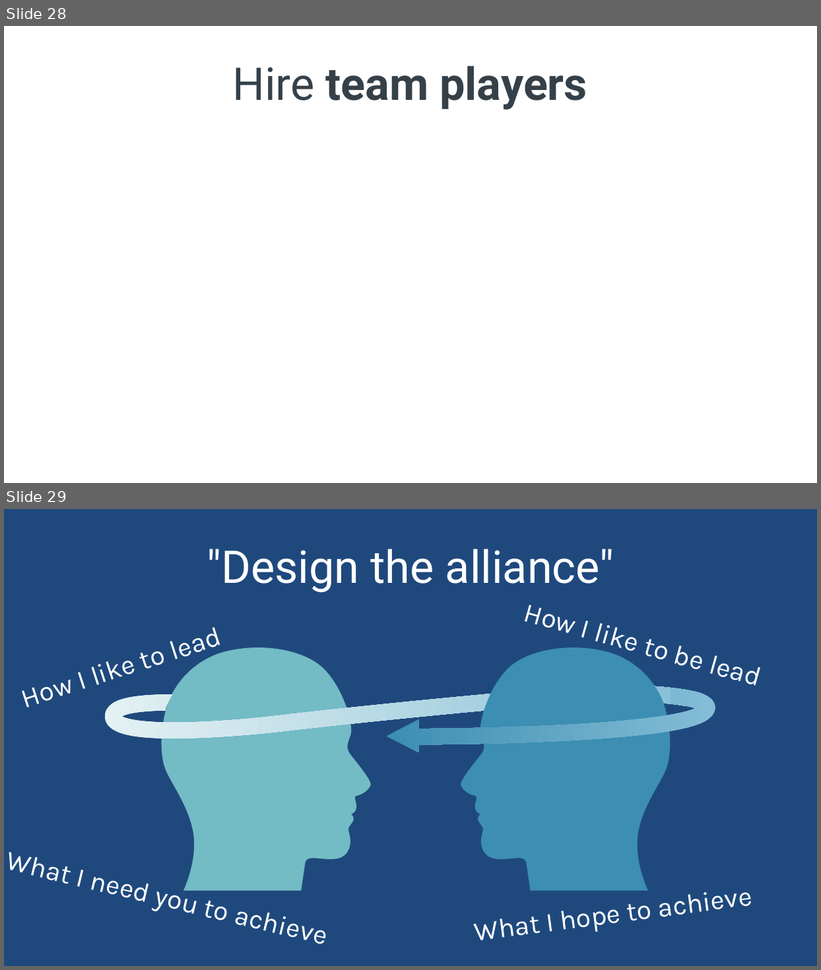
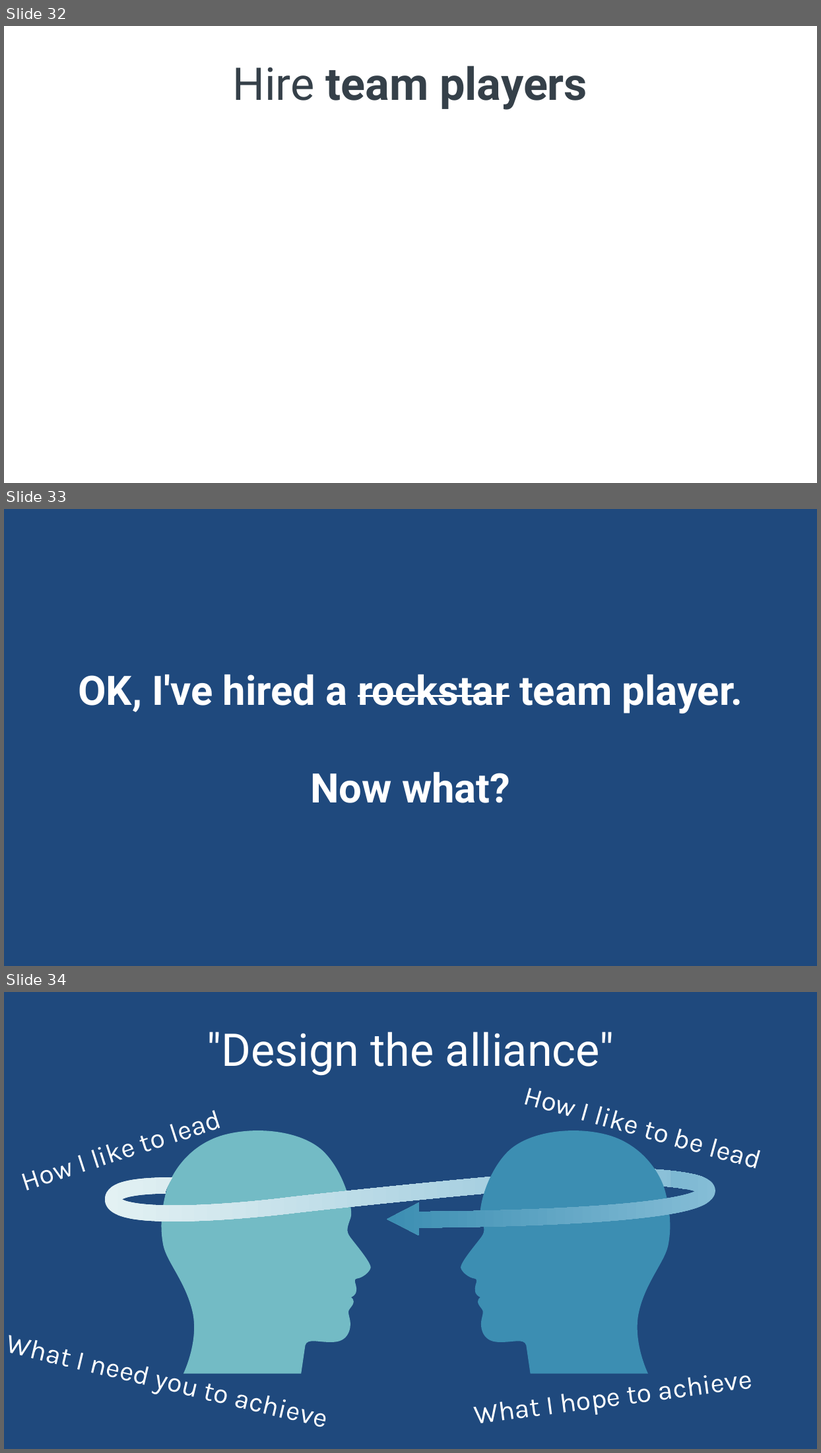
Before and after one commit to spetryjohnson/Talk---Hiring--Firing--and-Inspiring, a slide deck: Hiring, Firing, and Inspiring.pptx. Shown one above the other, each under a label of ours: slides 28 and 29 before the commit, slides 32, 33 and 34 after it. The pictures are 821x970 and 821x1453 pixels, drawn with LibreOffice and Linux fonts; fonts in the diff are those of the drawing. Boxes give left, top, right and bottom in pixels: in the first picture for what was removed or moved away, otherwise in the second. Text is boxed around its words. In the diff, an @@ line names an element or a change of style, - is before the commit and + after.

```diff
--- a/Hiring, Firing, and Inspiring.pptx
+++ b/Hiring, Firing, and Inspiring.pptx
@@ slide 33 added at [4,509,817,966], background #1F497D @@
@@ title added at [78,674,743,803], 36 pt, text #FFFFFF, bold @@
+OK, I've hired a rockstar team player.
+Now what?
@@ what was slide 28 is now slide 32 @@
@@ what was slide 29 is now slide 34 @@
```
Also in this commit, not shown: 14 slides changed, 4 other slides added, 1 other file.
